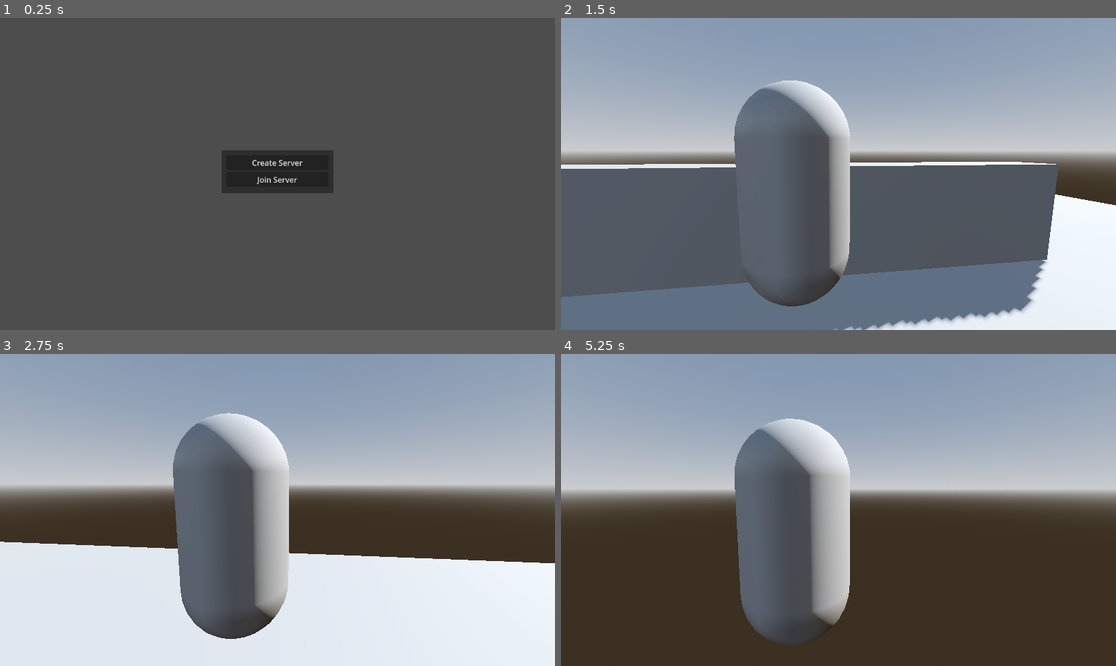
Above: before the commit, frames 1-4 (two rows, left to right).
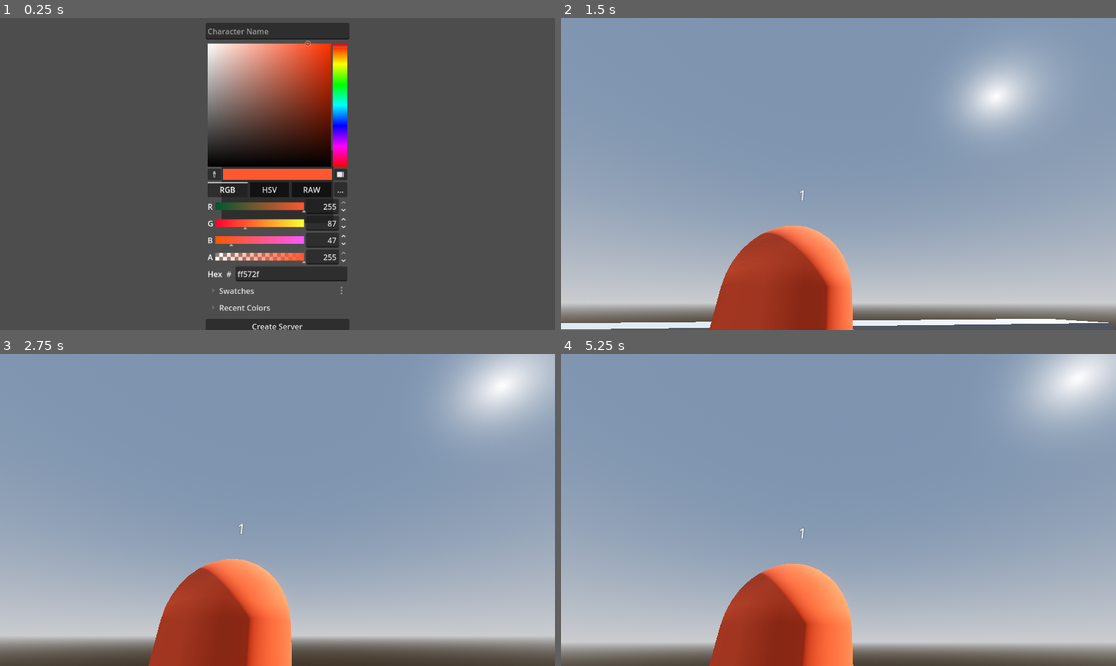
Above: after the commit, the same moments.

Repository: bzaPetey/multiplayer
Game: Godot game, scene res://main.tscn
The game is run twice, just before and just after one commit, with the same random seed, the same clock (stepped at 60 frames per second) and the same inputs.
Inputs (mouse positions are in pixels of both pictures, inside the frame that each line leads up to):
- Up to frame 1 (0.25 s): no input
- Up to frame 2 (1.5 s): click "Create Server" at 0.5 s; tap Enter (ui_accept) at 1.25 s; move the mouse to (866, 174) at 1.27 s; hold Up (ui_up) from 1.28 s (still down)
- Up to frame 3 (2.75 s): keep holding Up (ui_up); tap Enter (ui_accept) at 1.52, 2.27 s; move the mouse to (249, 510) at 2.02 s
- Up to frame 4 (5.25 s): keep holding Up (ui_up); move the mouse to (849, 503) at 2.77 s; move the mouse to (832, 516) at 3.52 s; tap Enter (ui_accept) at 3.77, 4.25, 4.52, 5 s; move the mouse to (877, 513) at 4.27 s; move the mouse to (794, 506) at 5.02 s

The runs differ from the first frame. In frame 1, 18% of the frame differs, in the area x 37-63%, y 1-100%; in frame 2, 77%; in frame 3, 81%, in the area x 0-100%, y 0-100%; in frame 4, 80%.

Commit message:
Add default_mech@Walking.fbx import settings and create name plate scene
- Added import settings for the default_mech@Walking.fbx model, including parameters for mesh generation, animation, and skin handling.
- Created a new scene for a name plate with customizable text and positioning.

Diff:
--- a/main.gd
+++ b/main.gd
@@ -4,16 +4,23 @@
 @export var player_prefab:PackedScene
 
 @onready var menu: CanvasLayer = $CanvasLayer
+@onready var player_name: TextEdit = %txtName
+@onready var player_color:ColorPicker = %crColor
+
 
 var peer:ENetMultiplayerPeer = ENetMultiplayerPeer.new()
 
 
 
+# -----------------------------------------------------------------
 func _on_btn_server_pressed() -> void:
 	menu.hide()
 	peer.create_server(port)
 	multiplayer.multiplayer_peer = peer
-	multiplayer.peer_connected.connect(add_player)
+	multiplayer.peer_connected.connect(_on_peer_connected)
+	multiplayer.peer_disconnected.connect(_on_peer_disconnected)
+
+	# Spawn the server's own player
 	add_player(multiplayer.get_unique_id())
 
 
@@ -22,10 +29,48 @@
 	menu.hide()
 	peer.create_client("127.0.0.1", port)
 	multiplayer.multiplayer_peer = peer
+# -----------------------------------------------------------------
 
 
 
+@rpc("any_peer")
 func add_player(id:int) -> void:
 	var player = player_prefab.instantiate() as Player
 	player.name = str(id)
+	player.player_name = player_name.text
+	player.player_color = player_color.color
+	player.set_multiplayer_authority(id)
 	add_child(player)
+
+
+@rpc("any_peer")
+func remove_player(id:int) -> void:
+	var p := get_node_or_null(str(id))
+
+	if p:
+		p.queue_free()
+# -----------------------------------------------------------------
+
+
+
+func _on_peer_connected(id:int) -> void:
+	if multiplayer.is_server():
+		#1) Spawn the new player's character for everyone
+		add_player(id)			# local server
+		add_player.rpc(id)		# broadcast to all peers
+
+		#2) tell the newcomer to spawn the host
+		var host_id: int = multiplayer.get_unique_id()
+		add_player.rpc_id(id, host_id)
+
+		#3) tell the newcomer about all of the already connected clients
+		for existing in multiplayer.get_peers():
+			if existing != id:
+				add_player.rpc_id(id, existing)
+
+
+
+func _on_peer_disconnected(id:int) -> void:
+	if multiplayer.is_server():
+		remove_player(id)				# remove local copy
+		remove_player.rpc(id)			# remove the copy on everyone elses client
--- a/main.tscn
+++ b/main.tscn
@@ -39,7 +39,7 @@
 offset_left = 460.0
 offset_top = 275.0
 offset_right = -460.0
-offset_bottom = -284.0
+offset_bottom = -222.0
 grow_horizontal = 2
 grow_vertical = 2
 size_flags_horizontal = 4
@@ -59,6 +59,19 @@
 [node name="VBoxContainer" type="VBoxContainer" parent="CanvasLayer/Panel/MarginContainer"]
 layout_mode = 2
 
+[node name="txtName" type="TextEdit" parent="CanvasLayer/Panel/MarginContainer/VBoxContainer"]
+unique_name_in_owner = true
+clip_contents = false
+layout_mode = 2
+placeholder_text = "Character Name"
+scroll_fit_content_height = true
+
+[node name="crColor" type="ColorPicker" parent="CanvasLayer/Panel/MarginContainer/VBoxContainer"]
+unique_name_in_owner = true
+custom_minimum_size = Vector2(100, 32)
+layout_mode = 2
+color = Color(1, 0.341176, 0.184314, 1)
+
 [node name="btnServer" type="Button" parent="CanvasLayer/Panel/MarginContainer/VBoxContainer"]
 layout_mode = 2
 text = "Create Server"
@@ -67,9 +80,5 @@
 layout_mode = 2
 text = "Join Server"
 
-[node name="MultiplayerSpawner" type="MultiplayerSpawner" parent="."]
-_spawnable_scenes = PackedStringArray("uid://bivmpwjlej2uh")
-spawn_path = NodePath("..")
-
 [connection signal="pressed" from="CanvasLayer/Panel/MarginContainer/VBoxContainer/btnServer" to="." method="_on_btn_server_pressed"]
 [connection signal="pressed" from="CanvasLayer/Panel/MarginContainer/VBoxContainer/btnClient" to="." method="_on_btn_client_pressed"]
--- /dev/null
+++ b/name_plate.tscn
@@ -0,0 +1,16 @@
+[gd_scene format=3 uid="uid://dwocijegnto4v"]
+
+[node name="NamePlate" type="Label"]
+anchors_preset = 8
+anchor_left = 0.5
+anchor_top = 0.5
+anchor_right = 0.5
+anchor_bottom = 0.5
+offset_left = -99.5
+offset_top = -11.5
+offset_right = 99.5
+offset_bottom = 11.5
+grow_horizontal = 2
+grow_vertical = 2
+text = "Name Me"
+horizontal_alignment = 1
--- a/player.gd
+++ b/player.gd
@@ -1,18 +1,33 @@
 class_name Player extends CharacterBody3D
 
-@export var mouse_sensitivity:float = 0.002
+@export var player_name: String = "Anon"
+@export var name_plate: Label
+@export var mouse_sensitivity: float = 0.002
+@export var body: MeshInstance3D
+
+@export var player_color: Color = Color.WHITE:
+	set = set_player_color
 
 @onready var cam: Camera3D = $Camera3D
 
-const SPEED:float = 5.0
-const JUMP_VELOCITY:float = 4.5
+const SPEED: float = 5.0
+const JUMP_VELOCITY: float = 4.5
+
+
 
 func _enter_tree() -> void:
+	randomize()
 	set_multiplayer_authority(name.to_int())
+	name_plate.text = player_name + " " + str(name)
+
+#	if is_multiplayer_authority():
+#		player_color = Color.from_hsv(randi() % 360 / 360.0, 0.8, 1.0)
 
 
 
 func _ready() -> void:
+	_apply_color()
+
 	if not is_multiplayer_authority():
 		return
 
@@ -20,38 +35,31 @@
 	cam.current = true
 
 
+
 func _unhandled_input(event: InputEvent) -> void:
 	if not is_multiplayer_authority():
 		return
 
-	# give us back the cursor when esc is pressed
 	if event is InputEventKey and event.pressed and event.keycode == KEY_ESCAPE:
 		Input.set_mouse_mode(Input.MOUSE_MODE_VISIBLE)
 
-
 	if event is InputEventMouseMotion:
-		# rotate self left and right
 		rotate_y(-event.relative.x * mouse_sensitivity)
-
-		# rotate camera up and down
 		cam.rotate_x(-event.relative.y * mouse_sensitivity)
 		cam.rotation.x = clampf(cam.rotation.x, -deg_to_rad(90), deg_to_rad(90))
+
 
 
 func _physics_process(delta: float) -> void:
 	if not is_multiplayer_authority():
 		return
 
-	# Add the gravity.
 	if not is_on_floor():
 		velocity += get_gravity() * delta
 
-	# Handle jump.
 	if Input.is_action_just_pressed("ui_accept") and is_on_floor():
 		velocity.y = JUMP_VELOCITY
 
-	# Get the input direction and handle the movement/deceleration.
-	# As good practice, you should replace UI actions with custom gameplay actions.
 	var input_dir := Input.get_vector("ui_left", "ui_right", "ui_up", "ui_down")
 	var direction := (transform.basis * Vector3(input_dir.x, 0, input_dir.y)).normalized()
 	if direction:
@@ -62,3 +70,21 @@
 		velocity.z = move_toward(velocity.z, 0, SPEED)
 
 	move_and_slide()
+
+
+
+# ---- COLOR HANDLING ----
+func _apply_color() -> void:
+	if not body:
+		return
+
+	var mat = StandardMaterial3D.new()
+	mat.albedo_color = player_color
+	body.set_surface_override_material(0, mat)
+
+
+
+
+func set_player_color(new_color: Color) -> void:
+	player_color = new_color
+	_apply_color()
--- a/player.tscn
+++ b/player.tscn
@@ -1,6 +1,7 @@
-[gd_scene load_steps=6 format=3 uid="uid://bivmpwjlej2uh"]
+[gd_scene load_steps=8 format=3 uid="uid://bivmpwjlej2uh"]
 
 [ext_resource type="Script" uid="uid://cgj00kmiuc18l" path="res://player.gd" id="1_4flbx"]
+[ext_resource type="PackedScene" uid="uid://dwocijegnto4v" path="res://name_plate.tscn" id="2_onrkg"]
 
 [sub_resource type="SceneReplicationConfig" id="SceneReplicationConfig_4flbx"]
 properties/0/path = NodePath(".:position")
@@ -9,21 +10,37 @@
 properties/1/path = NodePath(".:rotation")
 properties/1/spawn = true
 properties/1/replication_mode = 1
+properties/2/path = NodePath(".:player_color")
+properties/2/spawn = true
+properties/2/replication_mode = 1
 
 [sub_resource type="CapsuleMesh" id="CapsuleMesh_sh265"]
 
+[sub_resource type="SphereMesh" id="SphereMesh_4flbx"]
+
 [sub_resource type="CapsuleShape3D" id="CapsuleShape3D_4flbx"]
 
-[sub_resource type="SphereMesh" id="SphereMesh_4flbx"]
+[sub_resource type="ViewportTexture" id="ViewportTexture_onrkg"]
+viewport_path = NodePath("SubViewport")
 
-[node name="Player" type="CharacterBody3D"]
+[node name="Player" type="CharacterBody3D" node_paths=PackedStringArray("name_plate", "body")]
+collision_layer = 2
 script = ExtResource("1_4flbx")
+name_plate = NodePath("SubViewport/NamePlate")
+body = NodePath("Body")
+player_color = Color(0, 0, 0, 1)
 
 [node name="MultiplayerSynchronizer" type="MultiplayerSynchronizer" parent="."]
 replication_config = SubResource("SceneReplicationConfig_4flbx")
 
-[node name="MeshInstance3D" type="MeshInstance3D" parent="."]
+[node name="Body" type="MeshInstance3D" parent="."]
+unique_name_in_owner = true
 mesh = SubResource("CapsuleMesh_sh265")
+
+[node name="eye" type="MeshInstance3D" parent="Body"]
+transform = Transform3D(1, 0, 0, 0, 1, 0, 0, 0, 1, 0, 0.11527, -0.205945)
+mesh = SubResource("SphereMesh_4flbx")
+skeleton = NodePath("../..")
 
 [node name="CollisionShape3D" type="CollisionShape3D" parent="."]
 shape = SubResource("CapsuleShape3D_4flbx")
@@ -31,6 +48,12 @@
 [node name="Camera3D" type="Camera3D" parent="."]
 transform = Transform3D(1, 0, 0, 0, 0.997244, 0.0741955, 0, -0.0741955, 0.997244, 0.392695, 0.408027, 1.88107)
 
-[node name="eye" type="MeshInstance3D" parent="."]
-transform = Transform3D(1, 0, 0, 0, 1, 0, 0, 0, 1, 0, 0.11527, -0.205945)
-mesh = SubResource("SphereMesh_4flbx")
+[node name="SubViewport" type="SubViewport" parent="."]
+disable_3d = true
+transparent_bg = true
+
+[node name="NamePlate" parent="SubViewport" instance=ExtResource("2_onrkg")]
+
+[node name="Sprite3D" type="Sprite3D" parent="."]
+transform = Transform3D(1, 0, 0, 0, 1, 0, 0, 0, 1, 0, 1.35269, 0)
+texture = SubResource("ViewportTexture_onrkg")
Binary file added: default_mech@Walking.fbx
Not shown, added: default_mech@Walking.fbx.import
Not shown, added: .DS_Store
